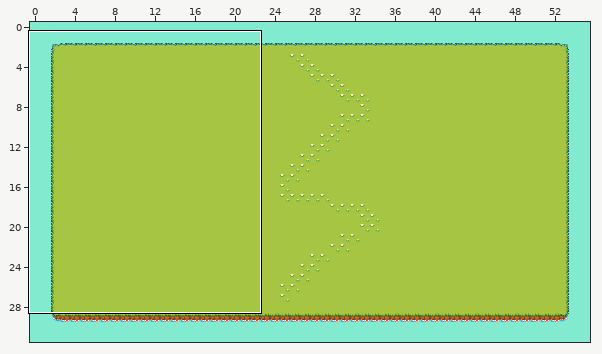
One commit to this Tiled map: assets/maps/outside_map.tmx. The first picture is a wide view before the edit; the outline marks the close-up.
Close-up. The starting point:
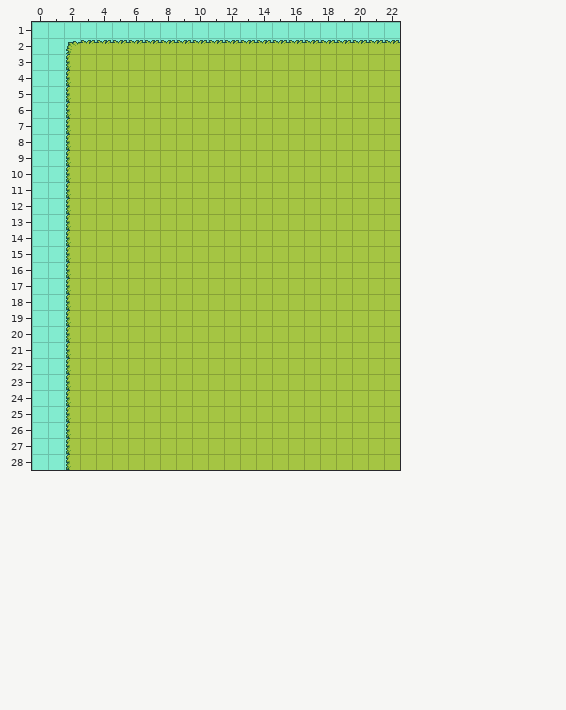
Cells are 16x16 px. Shown: x 0..22, y 1..28. The commit also changed other parts of the map, which this record leaves out.
And afterwards:
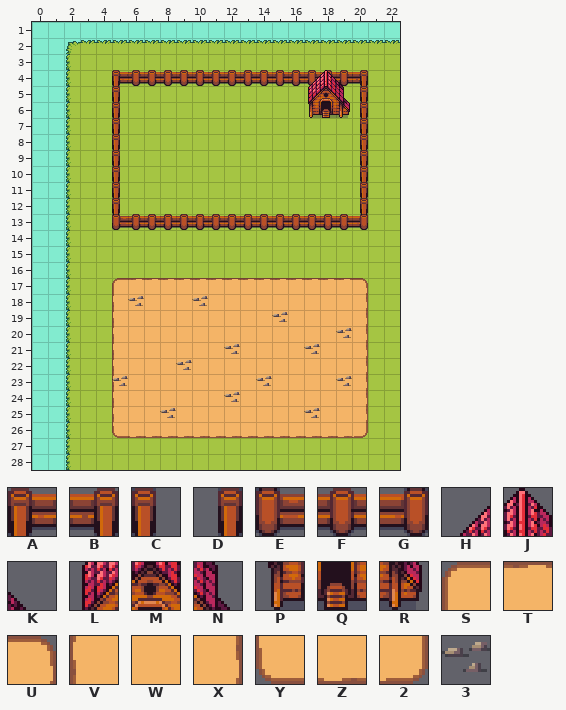
Key: from "misc_obj": A 0, B 2, C 9, D 11, E 18, F 19, G 20, H 122, J 123, K 124, L 131, M 132, N 133, P 140, Q 141, R 142; from "spring farm tilemap": S 95, T 96, U 97, V 104, W 105, X 106, Y 113, Z 114, 2 115, 3 162.
_ is an empty cell.
Tiles of an added or newly shown layer are drawn over the layers below it.
The exact change:
{"where": "layer \"Tile Layer 2\""}
{"y":4,"x":5,"old":"________________","new":"AFFFFFFFFFFFFFFB"}
{"y":5,"x":5,"old":"_","new":"C"}
{"y":5,"x":20,"old":"_","new":"D"}
{"y":6,"x":5,"old":"_","new":"C"}
{"y":6,"x":20,"old":"_","new":"D"}
{"y":7,"x":5,"old":"_","new":"C"}
{"y":7,"x":20,"old":"_","new":"D"}
{"y":8,"x":5,"old":"_","new":"C"}
{"y":8,"x":20,"old":"_","new":"D"}
{"y":9,"x":5,"old":"_","new":"C"}
{"y":9,"x":20,"old":"_","new":"D"}
{"y":10,"x":5,"old":"_","new":"C"}
{"y":10,"x":20,"old":"_","new":"D"}
{"y":11,"x":5,"old":"_","new":"C"}
{"y":11,"x":20,"old":"_","new":"D"}
{"y":12,"x":5,"old":"_","new":"C"}
{"y":12,"x":20,"old":"_","new":"D"}
{"y":13,"x":5,"old":"________________","new":"EFFFFFFFFFFFFFFG"}
{"y":17,"x":5,"old":"________________","new":"STTTTTTTTTTTTTTU"}
{"y":18,"x":5,"old":"________________","new":"VWWWWWWWWWWWWWWX"}
{"y":19,"x":5,"old":"________________","new":"VWWWWWWWWWWWWWWX"}
{"y":20,"x":5,"old":"________________","new":"VWWWWWWWWWWWWWWX"}
{"y":21,"x":5,"old":"________________","new":"VWWWWWWWWWWWWWWX"}
{"y":22,"x":5,"old":"________________","new":"VWWWWWWWWWWWWWWX"}
{"y":23,"x":5,"old":"________________","new":"VWWWWWWWWWWWWWWX"}
{"y":24,"x":5,"old":"________________","new":"VWWWWWWWWWWWWWWX"}
{"y":25,"x":5,"old":"________________","new":"VWWWWWWWWWWWWWWX"}
{"y":26,"x":5,"old":"________________","new":"YZZZZZZZZZZZZZZ2"}
{"where": "layer \"Tile Layer 3\" (added)"}
{"y":4,"x":17,"old":"___","new":"HJK"}
{"y":5,"x":17,"old":"___","new":"LMN"}
{"y":6,"x":17,"old":"___","new":"PQR"}
{"y":18,"x":6,"old":"_","new":"3"}
{"y":18,"x":10,"old":"_","new":"3"}
{"y":19,"x":15,"old":"_","new":"3"}
{"y":20,"x":19,"old":"_","new":"3"}
{"y":21,"x":12,"old":"_","new":"3"}
{"y":21,"x":17,"old":"_","new":"3"}
{"y":22,"x":9,"old":"_","new":"3"}
{"y":23,"x":5,"old":"_","new":"3"}
{"y":23,"x":14,"old":"_","new":"3"}
{"y":23,"x":19,"old":"_","new":"3"}
{"y":24,"x":12,"old":"_","new":"3"}
{"y":25,"x":8,"old":"_","new":"3"}
{"y":25,"x":17,"old":"_","new":"3"}
